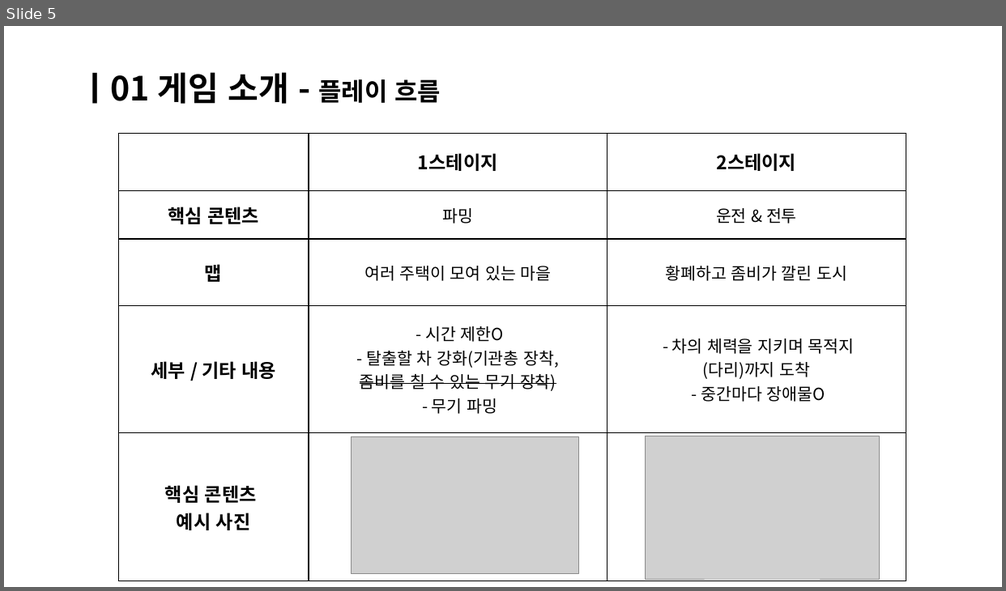
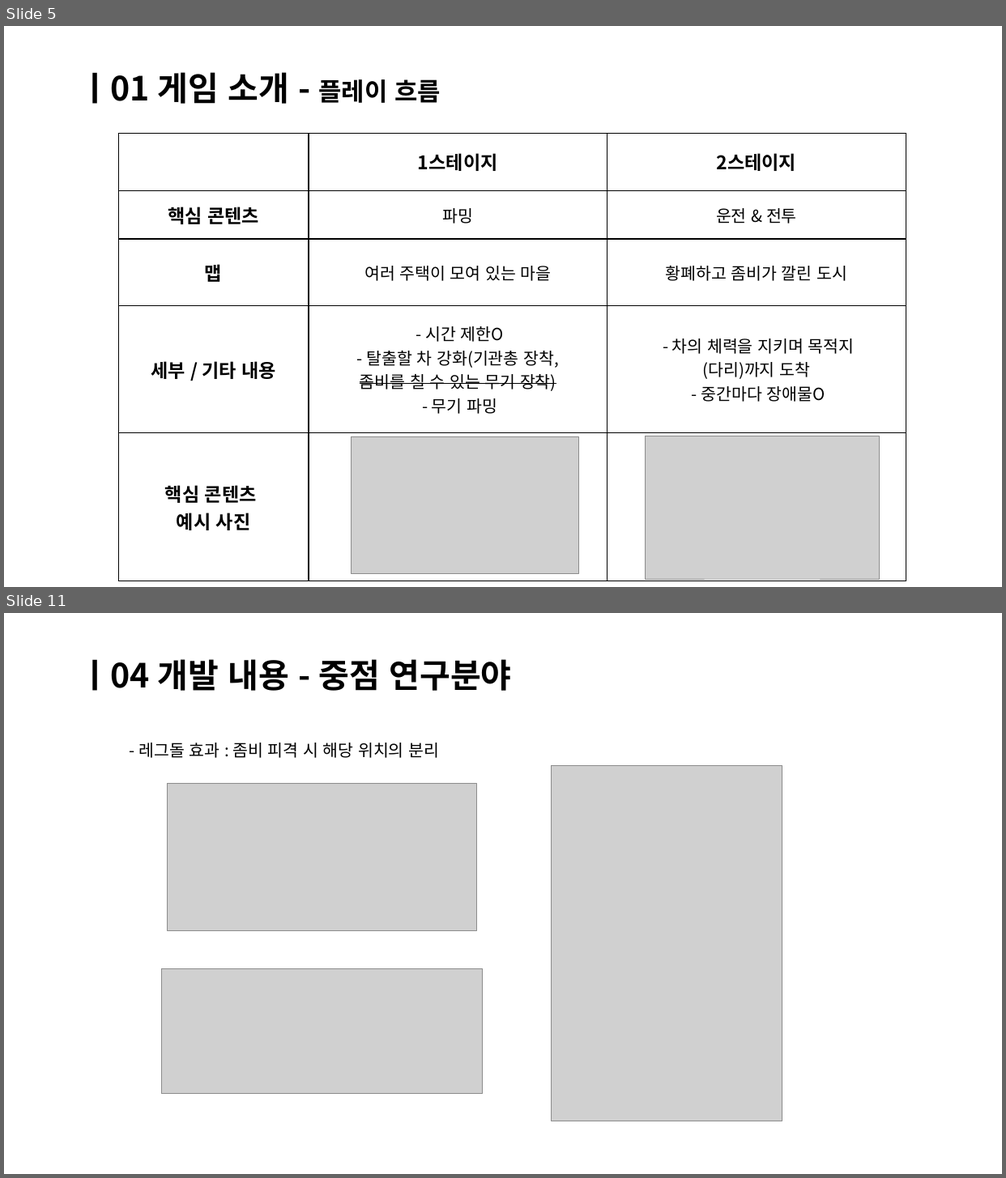
Before and after one commit to Bae-JuHwan/Meeting_Minutes, a slide deck: 제출용/감염_죽음의 도시_중간발표.pptx. Shown one above the other, each under a label of ours: slide 5 before the commit, slides 5 and 11 after it; the slides between them are not shown. The pictures are 1006x591 and 1006x1178 pixels, drawn with LibreOffice and Linux fonts; fonts in the diff are those of the drawing; grey boxes stand for pictures. Boxes give left, top, right and bottom in pixels: in the first picture for what was removed or moved away, otherwise in the second. Text is boxed around its words. In the diff, an @@ line names an element or a change of style, - is before the commit and + after.

Commit message:
서버 내용 추가

```diff
--- a/제출용/감염_죽음의 도시_중간발표.pptx
+++ b/제출용/감염_죽음의 도시_중간발표.pptx
@@ slide 11 added at [4,613,1002,1174], background #FFFFFF @@
@@ text added at [80,659,512,691], 32 pt, text #000000, bold @@
+ㅣ04 개발 내용 - 중점 연구분야
@@ title added at [139,743,440,758], 16 pt, text #000000 @@
+- 레그돌 효과 : 좀비 피격 시 해당 위치의 분리
@@ picture added at [552,766,782,1122] @@
@@ picture added at [168,783,477,931] @@
@@ picture added at [161,969,483,1093] @@
```
Also in this commit, not shown: 3 slides changed, 8 other slides added, 4 slides removed, 2 other files.
